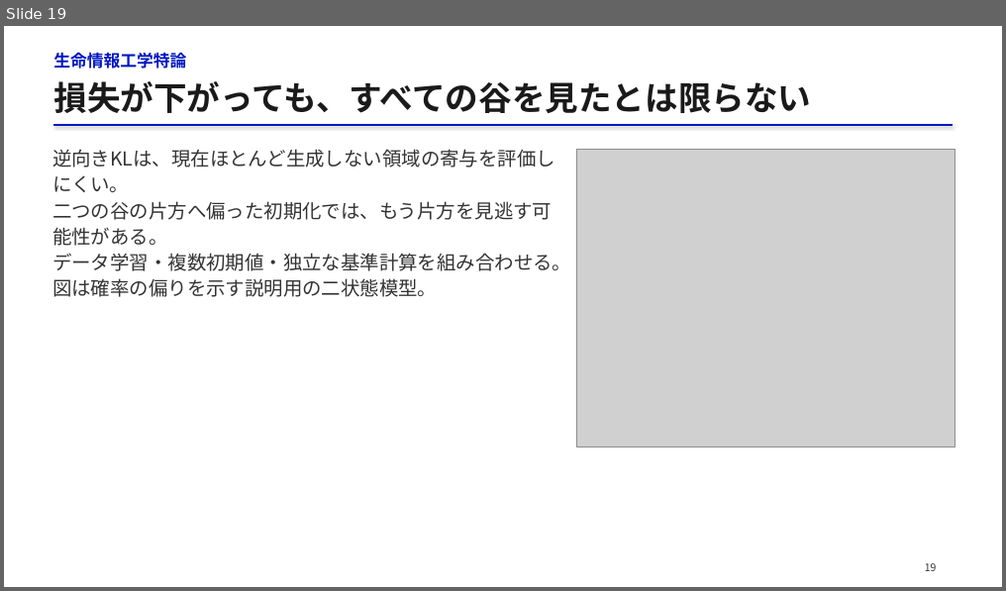
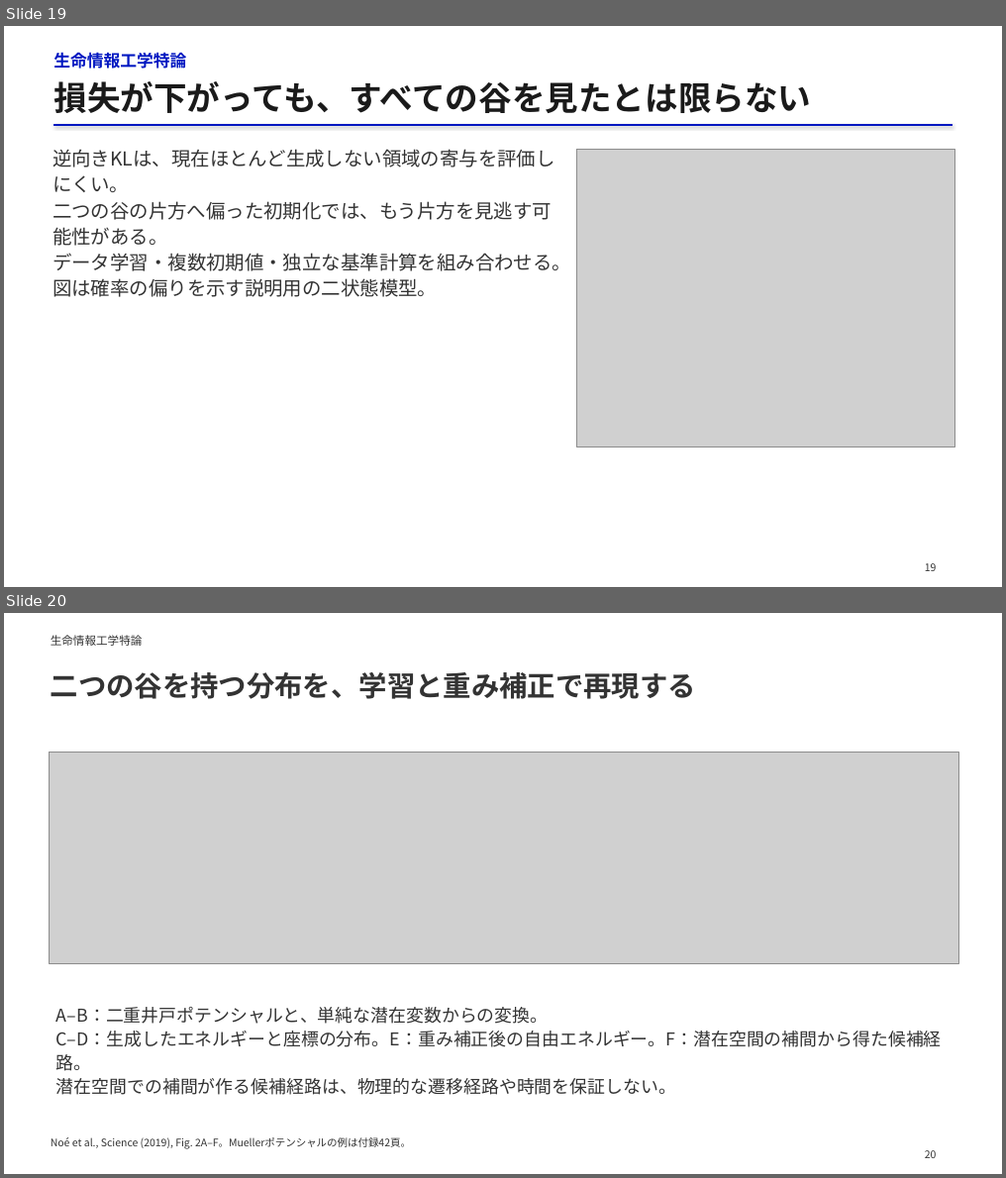
Before and after one commit to matsunagalab/lecture_bioinfo, a slide deck: 13_構造集団を生成するAI/13_構造集団を生成するAI.pptx. Shown one above the other, each under a label of ours: slide 19 before the commit, slides 19 and 20 after it. The pictures are 1006x591 and 1006x1178 pixels, drawn with LibreOffice and Linux fonts; fonts in the diff are those of the drawing; grey boxes stand for pictures. Boxes give left, top, right and bottom in pixels: in the first picture for what was removed or moved away, otherwise in the second. Text is boxed around its words. In the diff, an @@ line names an element or a change of style, - is before the commit and + after.

Commit message:
第13回の研究図と生成分布の説明を改善

```diff
--- a/13_構造集団を生成するAI/13_構造集団を生成するAI.pptx
+++ b/13_構造集団を生成するAI/13_構造集団を生成するAI.pptx
@@ slide 20 added at [4,613,1002,1174], background #FFFFFF @@
@@ text added at [51,635,143,646], 11 pt, text #333333 @@
+生命情報工学特論
@@ text added at [51,672,696,699], 27 pt, text #333333, bold @@
+二つの谷を持つ分布を、学習と重み補正で再現する
@@ picture added at [49,753,958,964] @@
@@ text added at [56,1007,942,1095], 17 pt, text #333333 @@
+A–B：二重井戸ポテンシャルと、単純な潜在変数からの変換。
+C–D：生成したエネルギーと座標の分布。E：重み補正後の自由エネルギー。F：潜在空間の補間から得た候補経路。
+潜在空間での補間が作る候補経路は、物理的な遷移経路や時間を保証しない。
@@ text added at [51,1138,411,1150], 10 pt, text #333333 @@
+Noé et al., Science (2019), Fig. 2A–F。Muellerポテンシャルの例は付録42頁。
@@ text added at [925,1151,937,1158], 10 pt, text #333333 @@
+20
```
Also in this commit, not shown: 13 slides changed, 9 other slides added, 10 slides removed, 2 other files.
